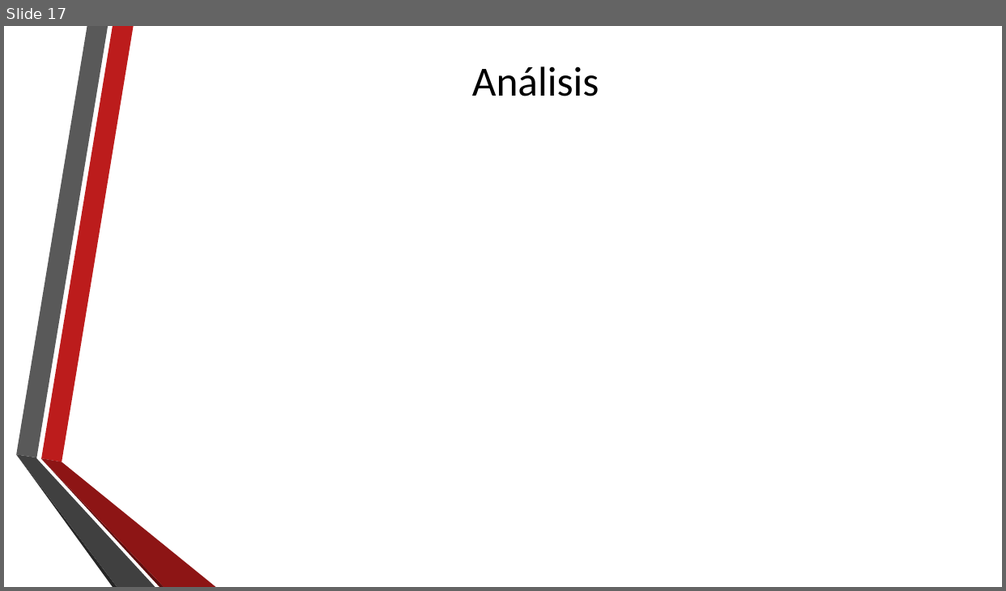
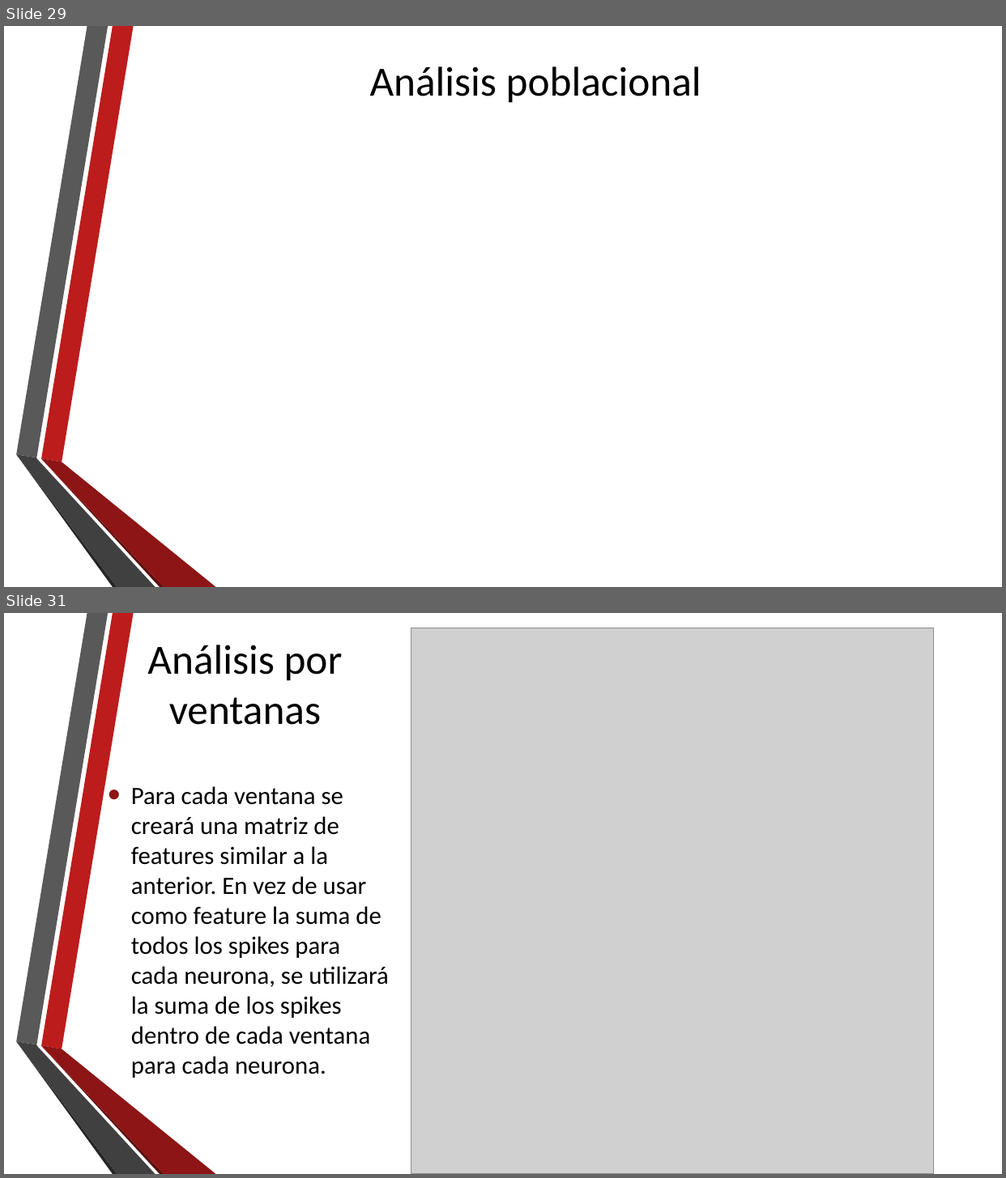
Before and after one commit to neozero86/tesis-megea, a slide deck: Presentacion/PresentacionTesis.pptx. Shown one above the other, each under a label of ours: slide 17 before the commit, slides 29 and 31 after it; the slides between them are not shown. The pictures are 1006x591 and 1006x1178 pixels, drawn with LibreOffice and Linux fonts; fonts in the diff are those of the drawing; grey boxes stand for pictures; background and template pictures are left out. Boxes give left, top, right and bottom in pixels: in the first picture for what was removed or moved away, otherwise in the second. Text is boxed around its words. In the diff, an @@ line names an element or a change of style, - is before the commit and + after.

```diff
--- a/Presentacion/PresentacionTesis.pptx
+++ b/Presentacion/PresentacionTesis.pptx
@@ slide 31 added at (x1=4, y1=613, x2=1002, y2=1174), background picture (left out); not listed: 6 template elements that a slide beside it also shows @@
@@ picture added at (x1=411, y1=628, x2=934, y2=1174) @@
@@ title added at (x1=147, y1=645, x2=343, y2=725), 40 pt, text #000000 @@
+Análisis por ventanas
@@ text added at (x1=131, y1=786, x2=389, y2=1078), 24 pt, text #000000 @@
+• Para cada ventana se creará una matriz de features similar a la anterior. En vez de usar como feature la suma de todos los spikes para cada neurona, se utilizará la suma de los spikes dentro de cada ventana para cada neurona.
@@ what was slide 17 is now slide 29 @@
@@ slide 29 changed as well @@
@@ title at (x1=370, y1=66, x2=701, y2=103): text changed @@
-Análisis
+Análisis poblacional
```
Also in this commit, not shown: 2 other slides changed, 52 other slides added, 1 slide removed, 3 other files.
